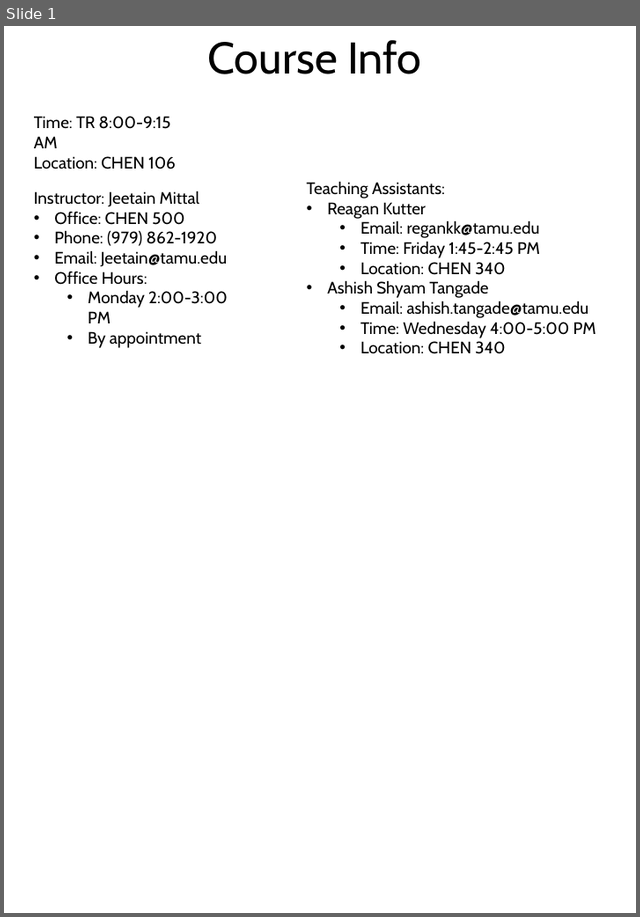
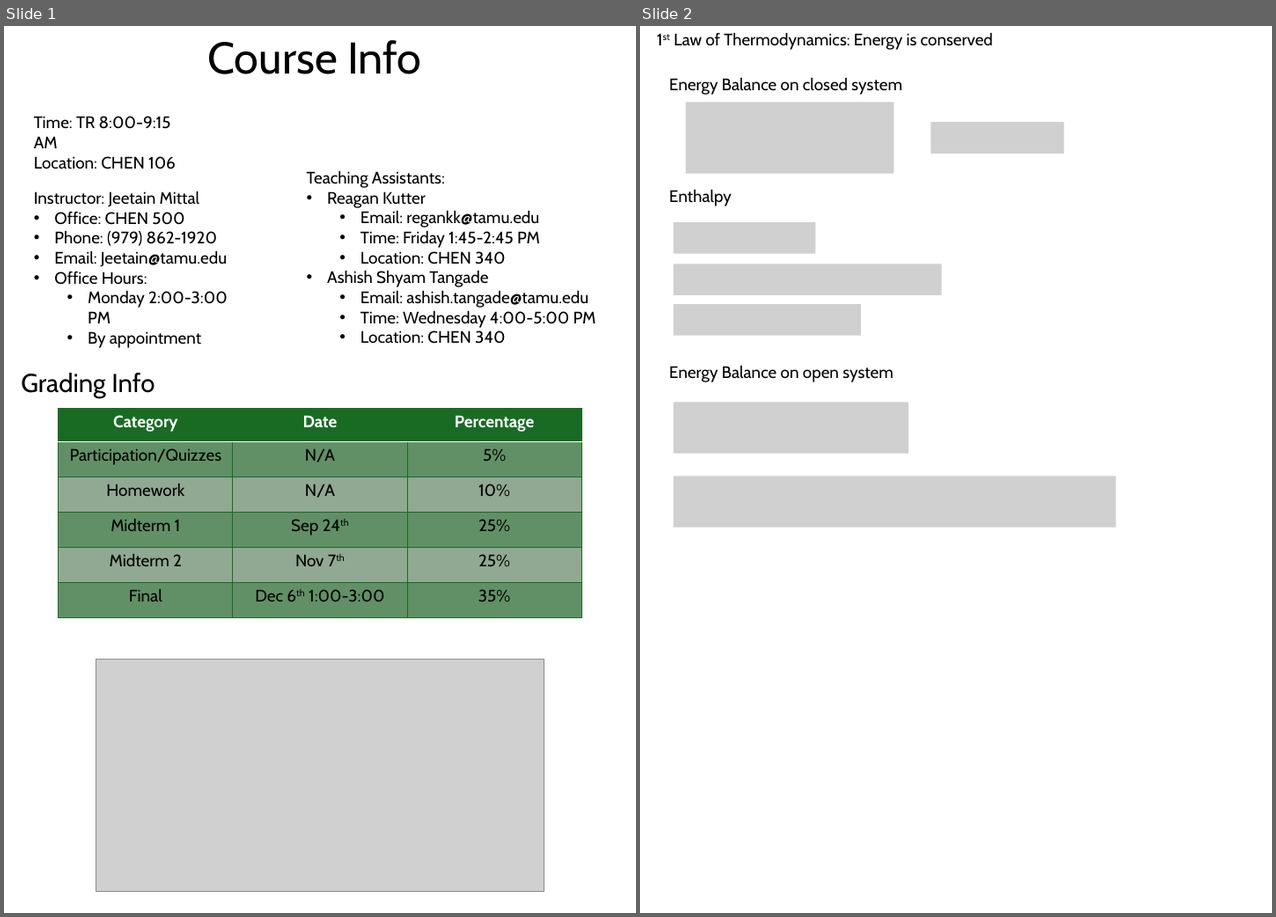
Before and after one commit to 1980s-Space-Guy/Fall24Classes, a slide deck: ThermodynamicsII.pptx. Shown side by side, each under a label of ours: slide 1 before the commit, slides 1 and 2 after it. The pictures are 640x917 and 1276x917 pixels, drawn with LibreOffice and Linux fonts; fonts in the diff are those of the drawing; grey boxes stand for pictures. Boxes give left, top, right and bottom in pixels: in the first picture for what was removed or moved away, otherwise in the second. Text is boxed around its words. In the diff, an @@ line names an element or a change of style, - is before the commit and + after.

```diff
--- a/ThermodynamicsII.pptx
+++ b/ThermodynamicsII.pptx
@@ slide 2 added at bbox=[640, 26, 1272, 913], background #FFFFFF @@
@@ text added at bbox=[673, 32, 993, 50], 18 pt, text #000000 @@
+1st Law of Thermodynamics: Energy is conserved
@@ text added at bbox=[669, 77, 902, 95], 18 pt, text #000000 @@
+Energy Balance on closed system
@@ picture added at bbox=[686, 102, 894, 138] @@
@@ picture added at bbox=[930, 122, 1063, 153] @@
@@ picture added at bbox=[686, 138, 894, 174] @@
@@ text added at bbox=[669, 189, 732, 206], 18 pt, text #000000 @@
+Enthalpy
@@ picture added at bbox=[673, 222, 816, 253] @@
@@ picture added at bbox=[673, 264, 941, 295] @@
@@ picture added at bbox=[673, 304, 860, 335] @@
@@ text added at bbox=[669, 366, 893, 382], 18 pt, text #000000 @@
+Energy Balance on open system
@@ picture added at bbox=[673, 402, 908, 453] @@
@@ picture added at bbox=[673, 477, 1115, 528] @@
@@ slide 1 changed as well @@
@@ text "Teaching Assistants:": place and size @@
-text "Teaching Assistants:" at bbox=[307, 181, 596, 354]
+text "Teaching Assistants:" at bbox=[307, 170, 596, 344]
@@ text added at bbox=[21, 373, 154, 398], 28 pt, text #000000 @@
+Grading Info
@@ table added at bbox=[59, 409, 581, 617], 6 rows, 3 columns @@
+Category | Date | Percentage
+Participation/Quizzes | N/A | 5%
+Homework | N/A | 10%
+Midterm 1 | Sep 24th | 25%
+Midterm 2 | Nov 7th | 25%
+Final | Dec 6th 1:00-3:00 | 35%
@@ picture added at bbox=[96, 659, 544, 891] @@
```
Also in this commit, not shown: 6 other slides added, 2 other files.
